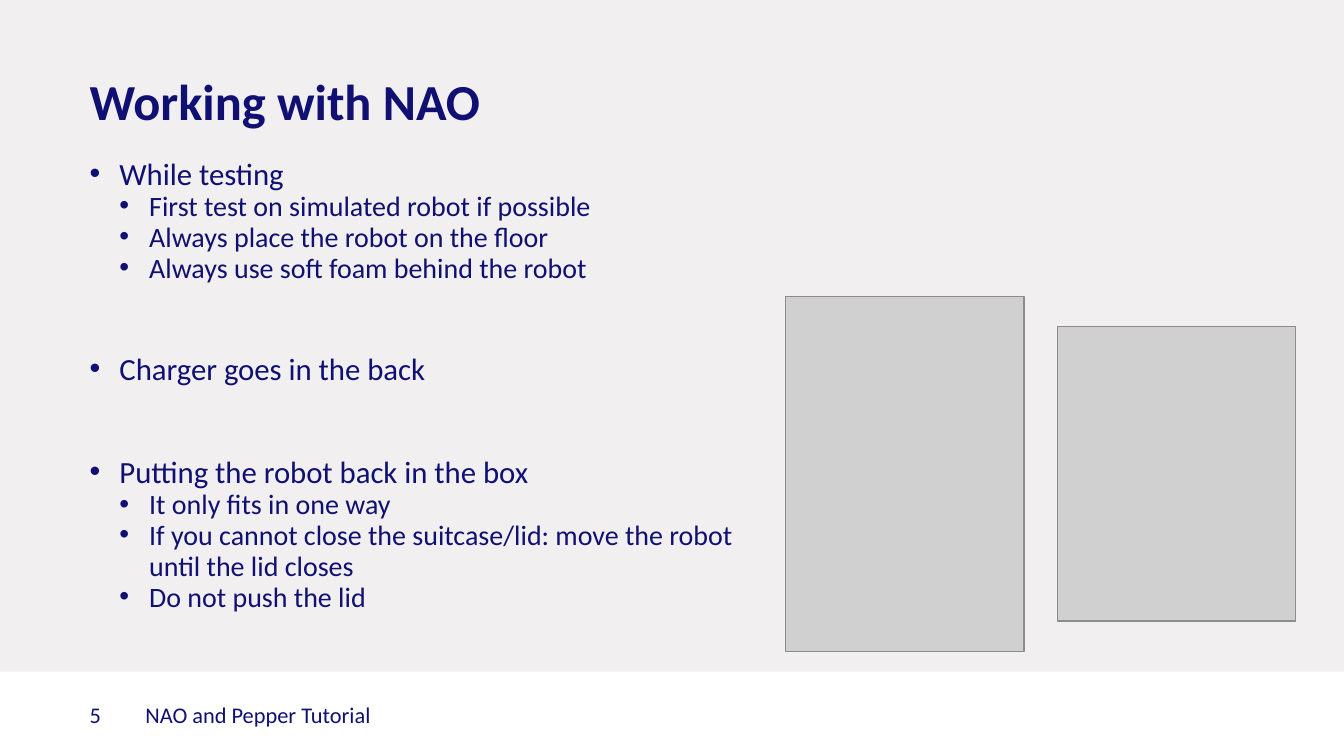
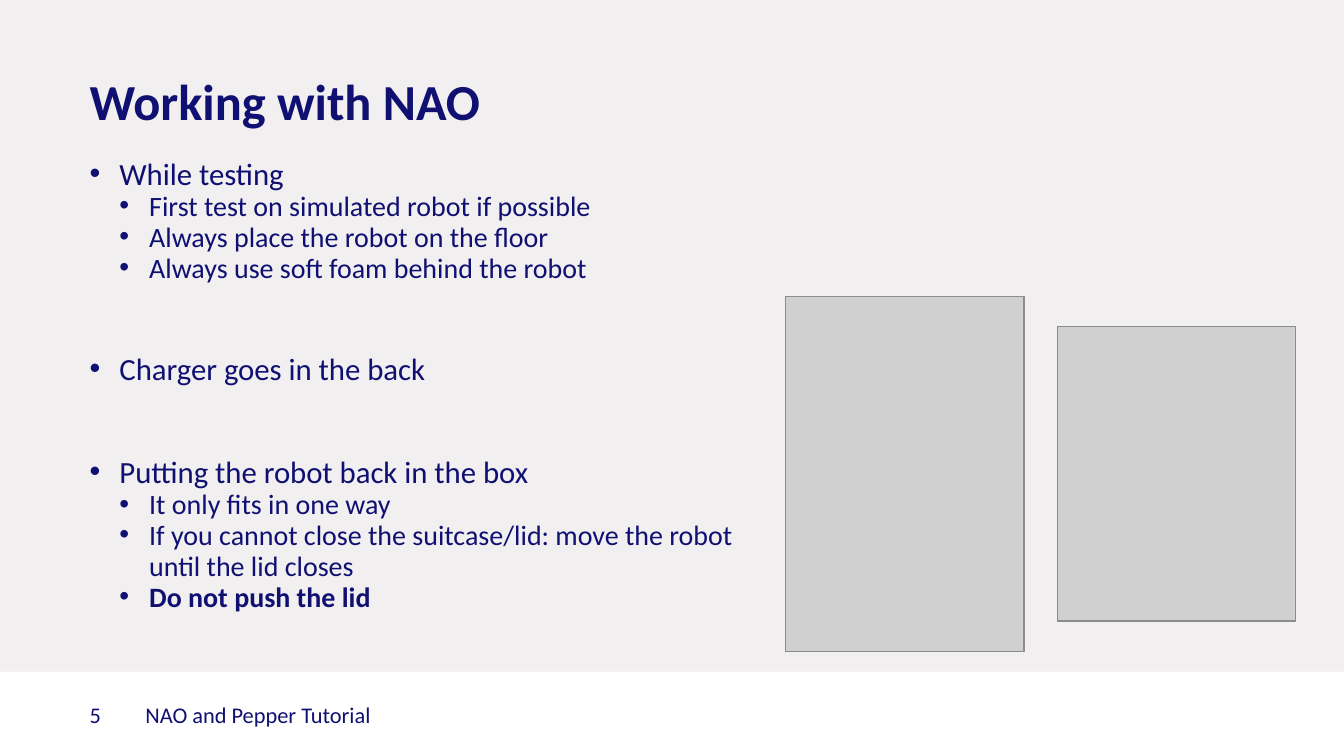
Before and after one commit to Rctue/nao-lib, a slide deck: slide 5 of Nao and Pepper.pptx. Drawn at 1344x756 pixels with LibreOffice and Linux fonts; fonts in the diff are those of the drawing; grey boxes stand for pictures; background and template pictures are left out. Boxes give left, top, right and bottom in pixels: in the first picture for what was removed or moved away, otherwise in the second. Text is boxed around its words. In the diff, an @@ line names an element or a change of style, - is before the commit and + after.

```diff
--- a/Nao and Pepper.pptx
+++ b/Nao and Pepper.pptx
@@ text at box(149, 587, 371, 612): bold on in "Do not push the lid" @@
```
Also in this commit, not shown: 3 other slides changed, 2 slides added, 1 other file.
